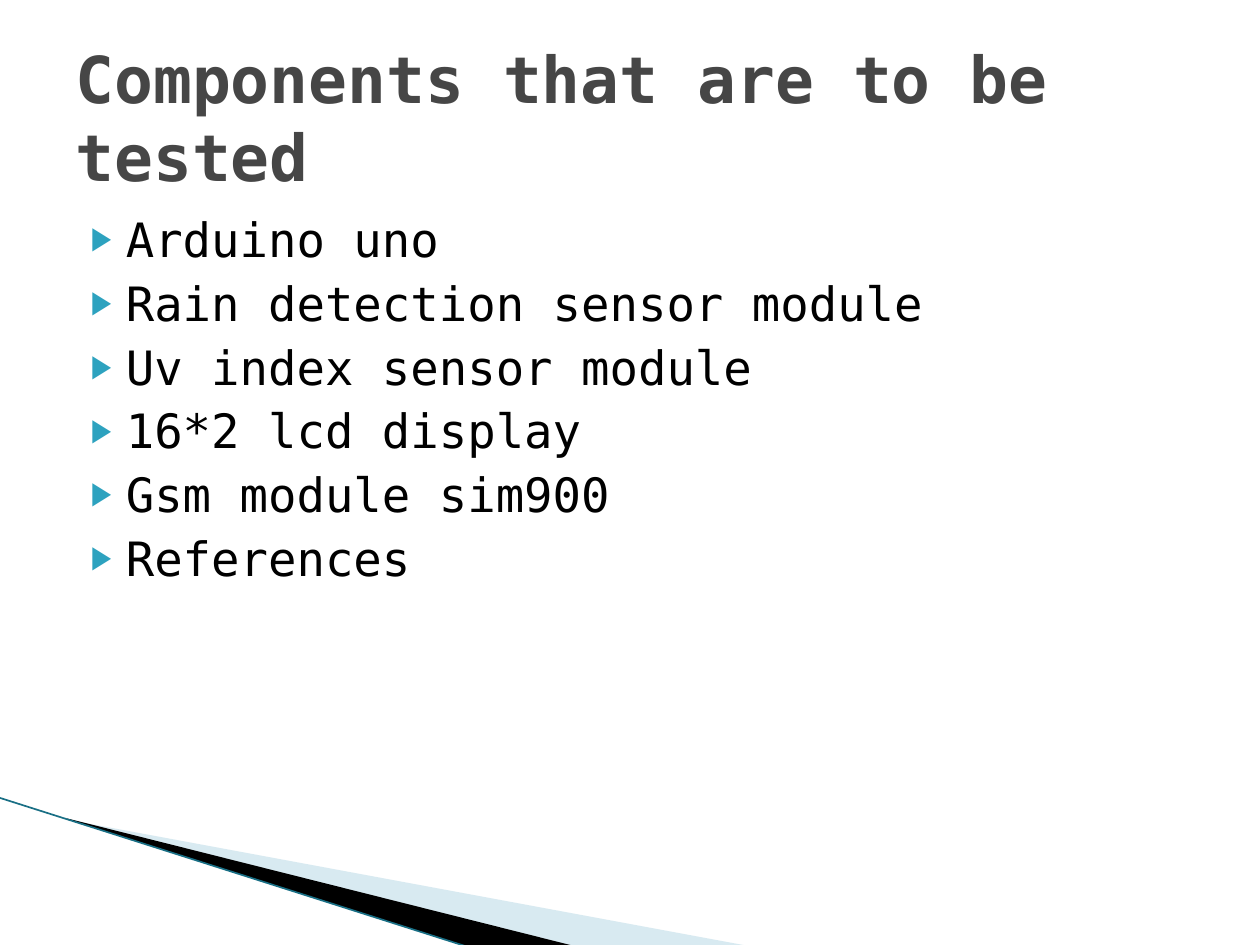
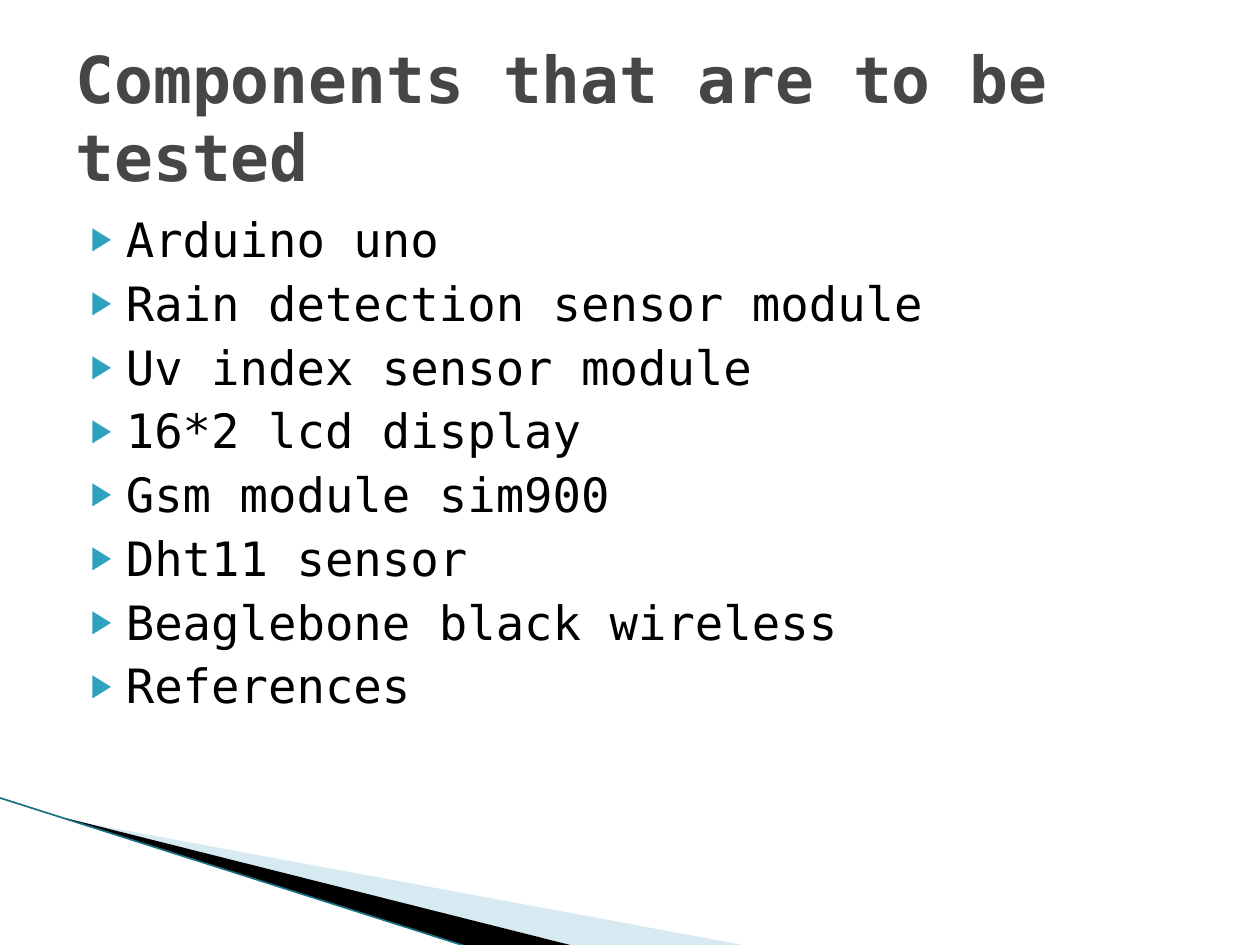
Before and after one commit to Group-1-winter-2021/ESE4009_2, a slide deck: slide 3 of Testing the hardware components.pptx. Drawn at 1260x945 pixels with LibreOffice and Linux fonts; fonts in the diff are those of the drawing; background and template pictures are left out. Boxes give left, top, right and bottom in pixels: in the first picture for what was removed or moved away, otherwise in the second. Text is boxed around its words. In the diff, an @@ line names an element or a change of style, - is before the commit and + after.

Commit message:
Add files via upload
the final file of testing the hardware components after receiving beaglebone wireless and dht11 sensor

```diff
--- a/Testing the hardware components.pptx
+++ b/Testing the hardware components.pptx
@@ text at [126,540,838,650]: paragraphs added @@
+▶ Dht11 sensor
+▶ Beaglebone black wireless
```
Also in this commit, not shown: 11 slides added.
